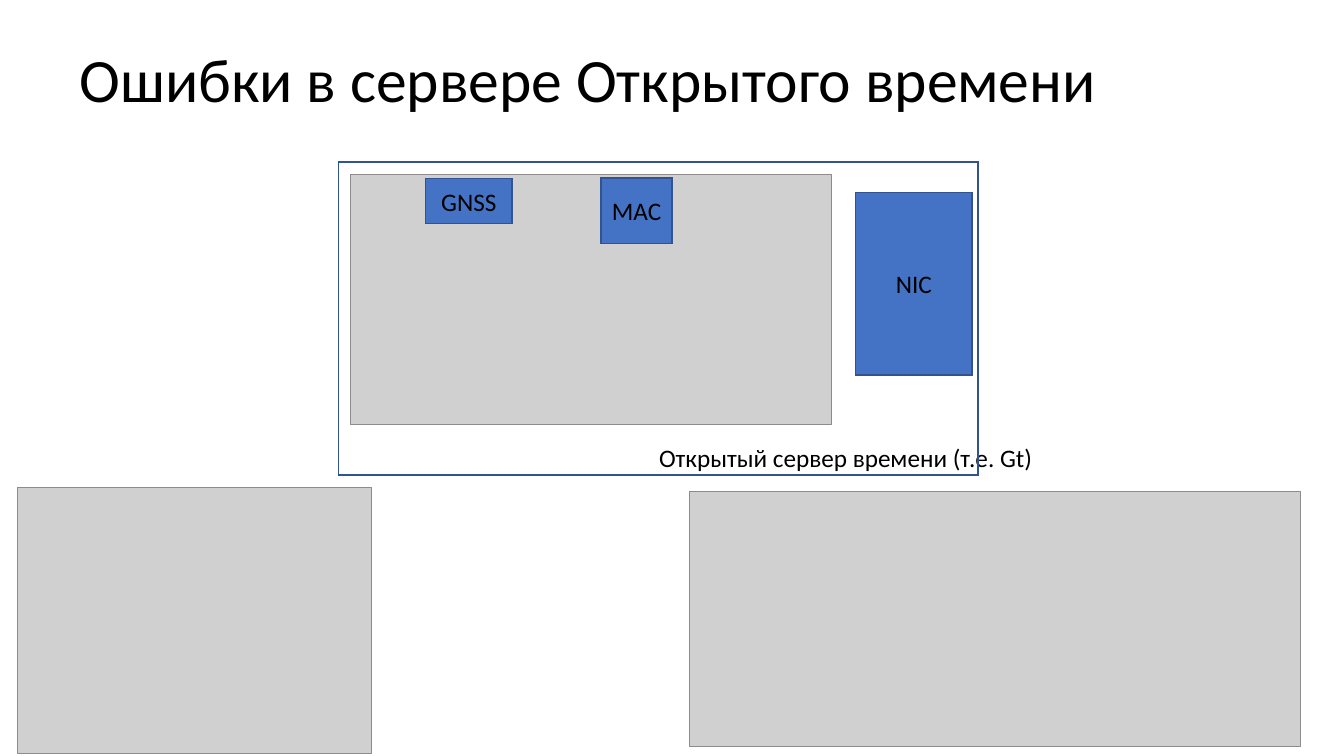
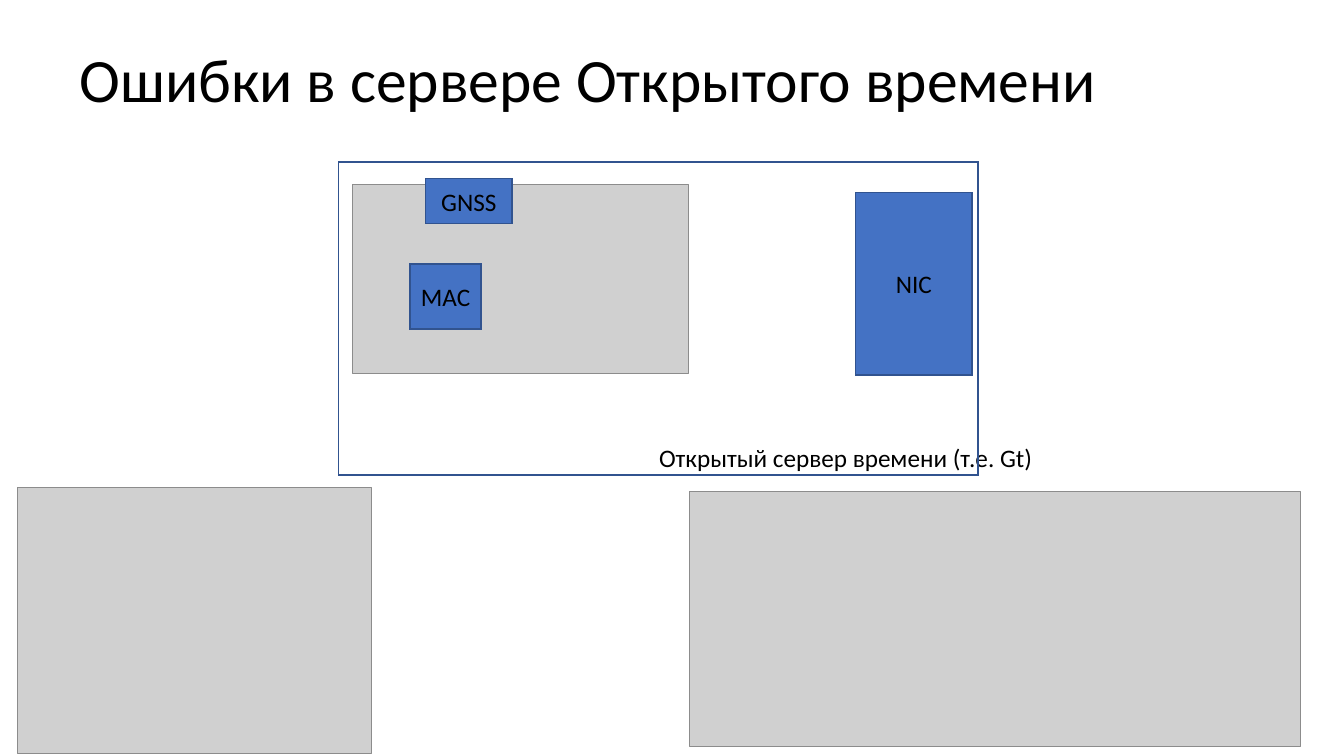
Before and after one commit to SiwaNetwork/QUANTUM, a slide deck: slide 9 of Time-Card/ДОКУМЕНТЫ/МАТЕРИАЛ СТАТЬИ/translator_ru_conholdate.app.pptx. Drawn at 1344x756 pixels with LibreOffice and Linux fonts; fonts in the diff are those of the drawing; grey boxes stand for pictures. Boxes give left, top, right and bottom in pixels: in the first picture for what was removed or moved away, otherwise in the second. Text is boxed around its words. In the diff, an @@ line names an element or a change of style, - is before the commit and + after.

```diff
--- a/Time-Card/ДОКУМЕНТЫ/МАТЕРИАЛ СТАТЬИ/translator_ru_conholdate.app.pptx
+++ b/Time-Card/ДОКУМЕНТЫ/МАТЕРИАЛ СТАТЬИ/translator_ru_conholdate.app.pptx
@@ picture: place and size @@
-picture at <box>351,174,832,424</box>
+picture at <box>353,185,689,374</box>
@@ rectangle "MAC": place and size @@
-rectangle "MAC" at <box>601,178,671,244</box>
+rectangle "MAC" at <box>410,264,481,330</box>
```
Also in this commit, not shown: 9 other slides changed, 1 slide removed, 52 other files.
